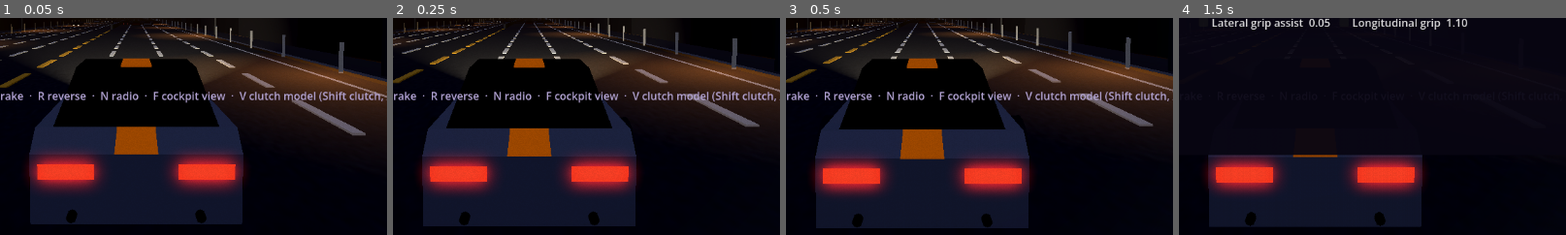
Above: before the commit, frames 1-4 (left to right).
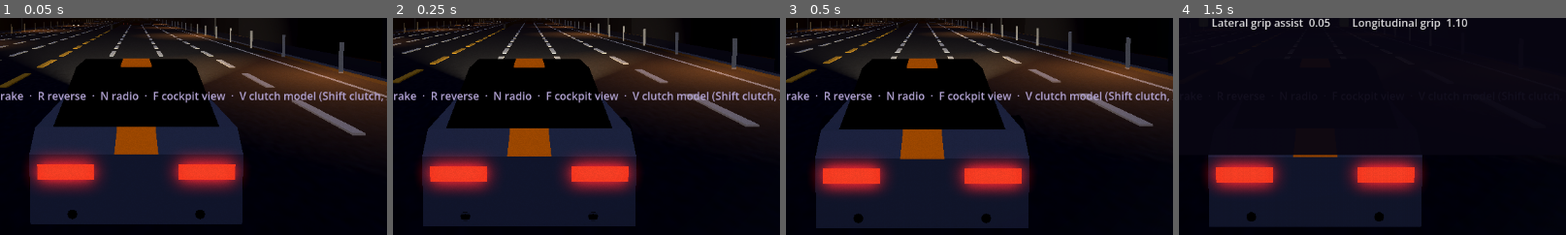
Above: after the commit, the same moments.

Repository: SmurfyHehe/neon-overdrive
Game: Godot game, scene res://Game.tscn
Two runs of this game, one before a commit and one after it. Both use one fixed random seed, a clock stepped at 60 frames per second and the inputs below.
Inputs (mouse positions are % of the whole screen's width and height, from its top left):
- Up to frame 1 (0.05 s): no input
- Up to frame 2 (0.25 s): no input
- Up to frame 3 (0.5 s): no input
- Up to frame 4 (1.5 s): tap Enter at 0.5 s; move the mouse to (72, 45) at 0.52 s; hold D (steer_right) 0.53-1.25 s; tap Y (autotune_panel) at 0.6 s; click (72, 45) at 0.67 s; click (10, 54) at 1.27 s; type "Alex" at 1.35 s
The pictures show only the part of the screen within x 32-82%, y 46-96%; the shares and areas given below are measured in that part.

The runs differ from the first frame. In frame 1, 0.1% of the frame differs, in the area x 17-54%, y 88-95%; in frame 2, 0.1%, in the area x 17-54%, y 89-96%; in frame 3, 0.1%; in frame 4, 0.1%.

Commit message:
Effects pack: flush tailpipes (4.4 m spec), flame floor, per-instance texture
The pipe stubs poked 6.5 cm past the tail and failed tests/test_car.gd;
they now end flush with the tail face. Flames get a size/brightness
floor so the P1 preset's 0.2 flame knob still reads from the chase cam,
and the blob texture is per instance rather than a script static.

Co-Authored-By: Claude Fable 5.1 <noreply@anthropic.com>

Diff:
--- a/scripts/exhaust_flames.gd
+++ b/scripts/exhaust_flames.gd
@@ -17,9 +17,9 @@
 # car without the meta gets one centre pipe.
 
 const LIFE := 0.14        # s one burst lasts
-const SIZE_MIN := 0.24    # m, the smallest flame's quad
-const SIZE_MAX := 0.62    # m, at flame size 1
-const ENERGY := 2.4       # colour multiplier at full brightness (HDR, feeds glow)
+const SIZE_MIN := 0.32    # m, the smallest flame's quad (P1's flame knob is 0.2: it must still read)
+const SIZE_MAX := 0.75    # m, at flame size 1
+const ENERGY := 3.2       # colour multiplier at full brightness (HDR, feeds glow)
 const CORE := Color(1.0, 0.84, 0.52)   # amber #FFC066 lifted toward white
 const FRINGE := Color(1.0, 0.54, 0.12) # sodium #FF8A1F
 
@@ -42,8 +42,9 @@
 var _left := 0.0
 var _peak := 0.0
 var _rng := RandomNumberGenerator.new()
-
-static var _tex: ImageTexture
+# Per instance, not static: a static texture would hold its RID past the
+# renderer's teardown at quit.
+var _tex: ImageTexture
 
 func _init(player: PlayerCar) -> void:
 	_player = player
@@ -107,7 +108,7 @@
 		_show(false)
 		return
 	var k := _left / LIFE                       # 1 -> 0 over the burst
-	var bright := _peak * (0.35 + 0.65 * k)
+	var bright := (0.25 + 0.75 * _peak) * (0.35 + 0.65 * k)  # a floor, so small presets still flash
 	var size := lerpf(SIZE_MIN, SIZE_MAX, _peak) * (0.55 + 0.45 * k)
 	var e := ENERGY * bright
 	_mat.albedo_color = Color(CORE.r * e, CORE.g * e, CORE.b * e, clampf(0.4 + 0.6 * k, 0.0, 1.0))
@@ -120,8 +121,8 @@
 	for q in _quads:
 		q.visible = on
 
-## 64x64 blob: amber-white core, sodium fringe, soft alpha falloff. Shared.
-static func _get_tex() -> ImageTexture:
+## 64x64 blob: amber-white core, sodium fringe, soft alpha falloff.
+func _get_tex() -> ImageTexture:
 	if _tex == null:
 		var n := 64
 		var img := Image.create(n, n, false, Image.FORMAT_RGBA8)
--- a/scripts/test_car_builder.gd
+++ b/scripts/test_car_builder.gd
@@ -77,12 +77,13 @@
 		tl.position = Vector3(x, 0.64, tail.z - 0.015)
 		root.add_child(tl)
 
-	# Twin tailpipes under the tail (effects pack v1): short dark stubs, and the
+	# Twin tailpipes under the tail (effects pack v1): short dark stubs flush
+	# with the tail face (the 4.4 m length is a tested spec), and the
 	# "exhaust_tips" meta ExhaustFlames reads to know where to draw its bursts.
 	var pipe_mat := CarBuilder._mat(Color(0.2, 0.2, 0.22), 0.0, 0.7, 0.4)
 	var tips: Array[Vector3] = []
 	for x in [-0.5, 0.5]:
-		var tip := Vector3(x, 0.3, tail.z + 0.04)
+		var tip := Vector3(x, 0.3, tail.z)
 		var pipe := CylinderMesh.new()
 		pipe.top_radius = 0.04
 		pipe.bottom_radius = 0.04
@@ -92,7 +93,7 @@
 		mi.mesh = pipe
 		mi.material_override = pipe_mat
 		mi.rotation.x = PI / 2.0  # along Z
-		mi.position = tip - Vector3(0.0, 0.0, 0.06)
+		mi.position = tip - Vector3(0.0, 0.0, 0.08)
 		root.add_child(mi)
 		tips.append(tip)
 	root.set_meta("exhaust_tips", tips)
